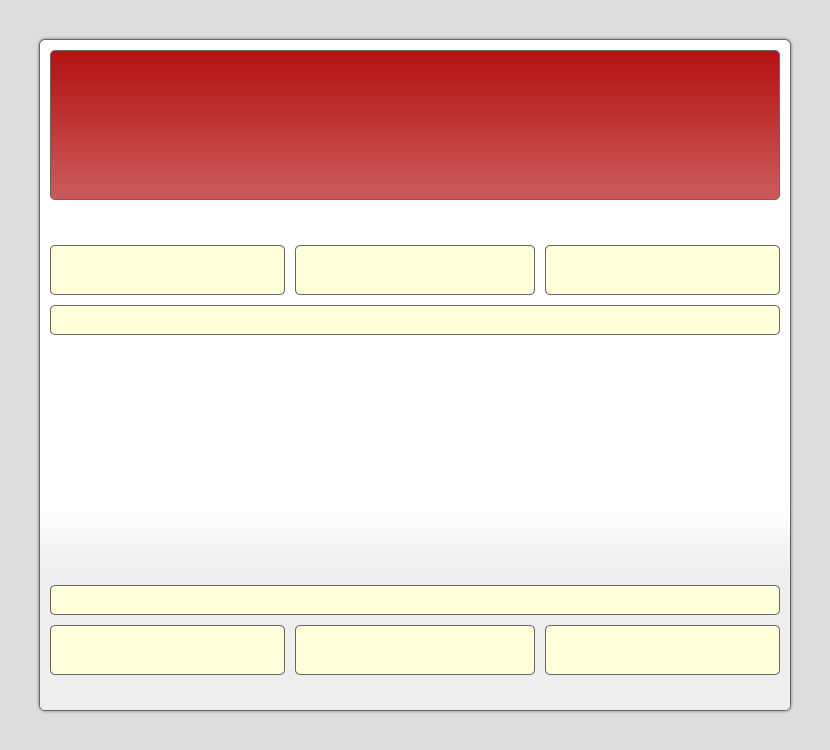
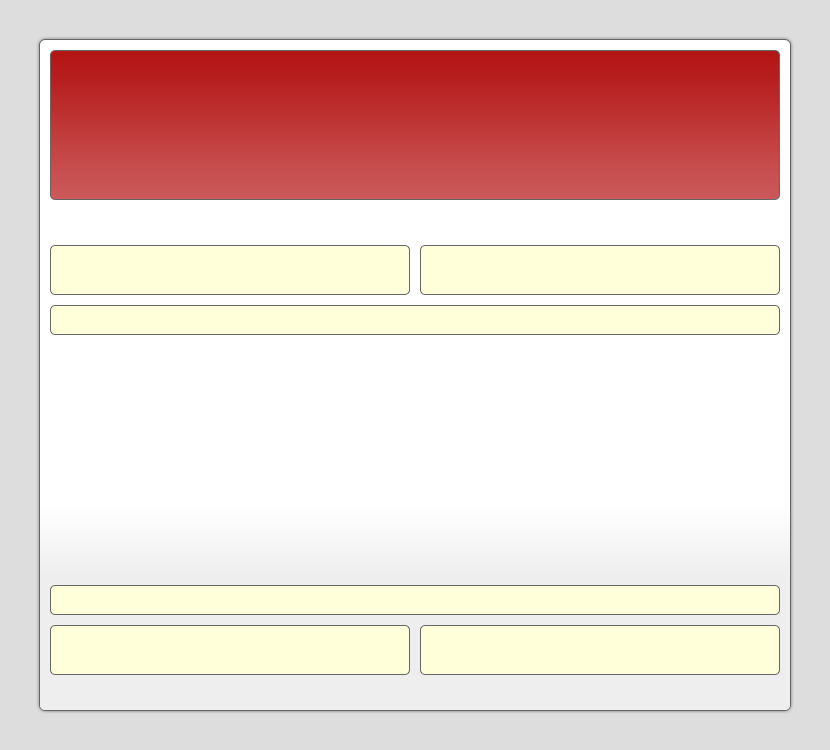
Layers edited between the first and the second 830x750 image:
painted on "header / footer widgets" over [280, 245, 550, 675]
